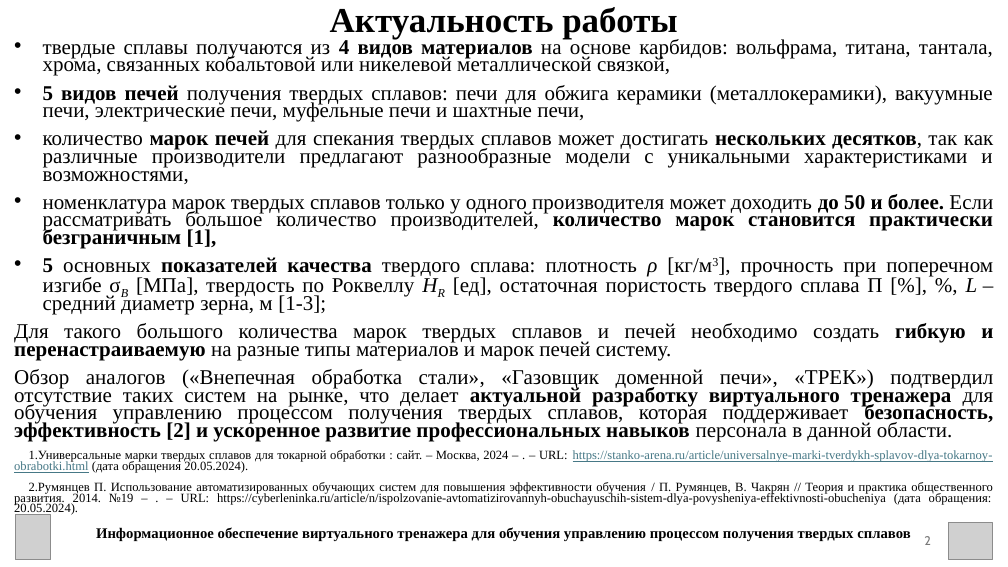
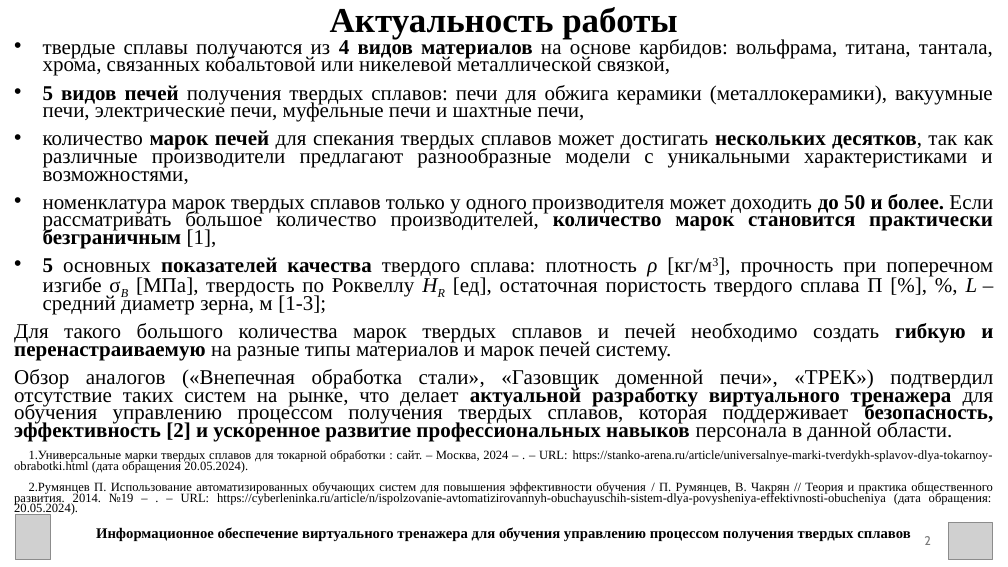
Before and after one commit to Alilya/TextDiplom, a slide deck: slide 2 of Диплом.pptx. Drawn at 1008x567 pixels with LibreOffice and Linux fonts; fonts in the diff are those of the drawing; grey boxes stand for pictures. Boxes give left, top, right and bottom in pixels: in the first picture for what was removed or moved away, otherwise in the second. Text is boxed around its words. In the diff, an @@ line names an element or a change of style, - is before the commit and + after.

```diff
--- a/Диплом.pptx
+++ b/Диплом.pptx
@@ text at bbox=[14, 194, 993, 473]: bold off in "[1],"; text colour #467886 to #000000, underline off in "https://stanko-arena.ru/article/universalnye-marki-tverdykh- ..." @@
```
Also in this commit, not shown: 20 other slides changed, 2 slides removed, 20 other files.
